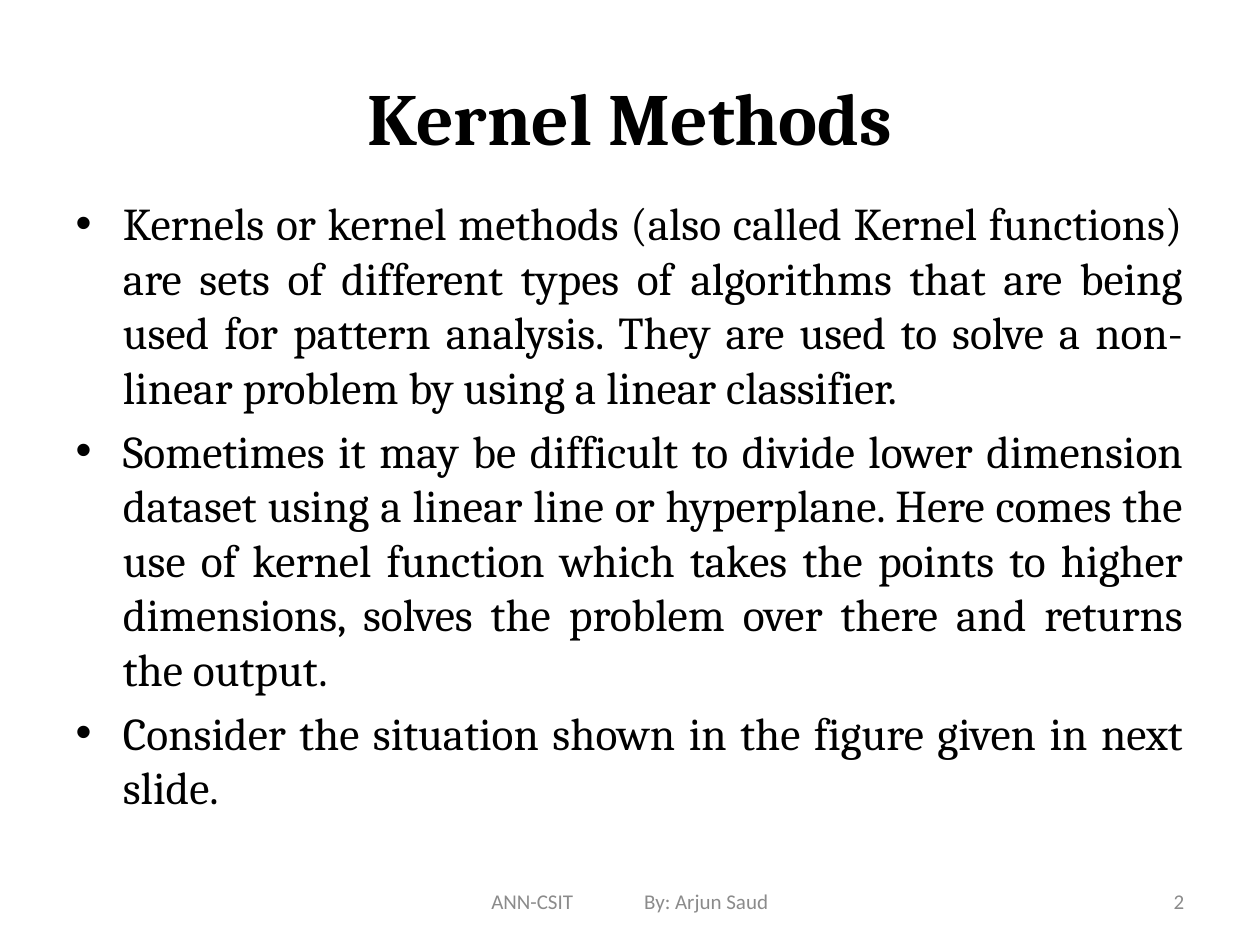
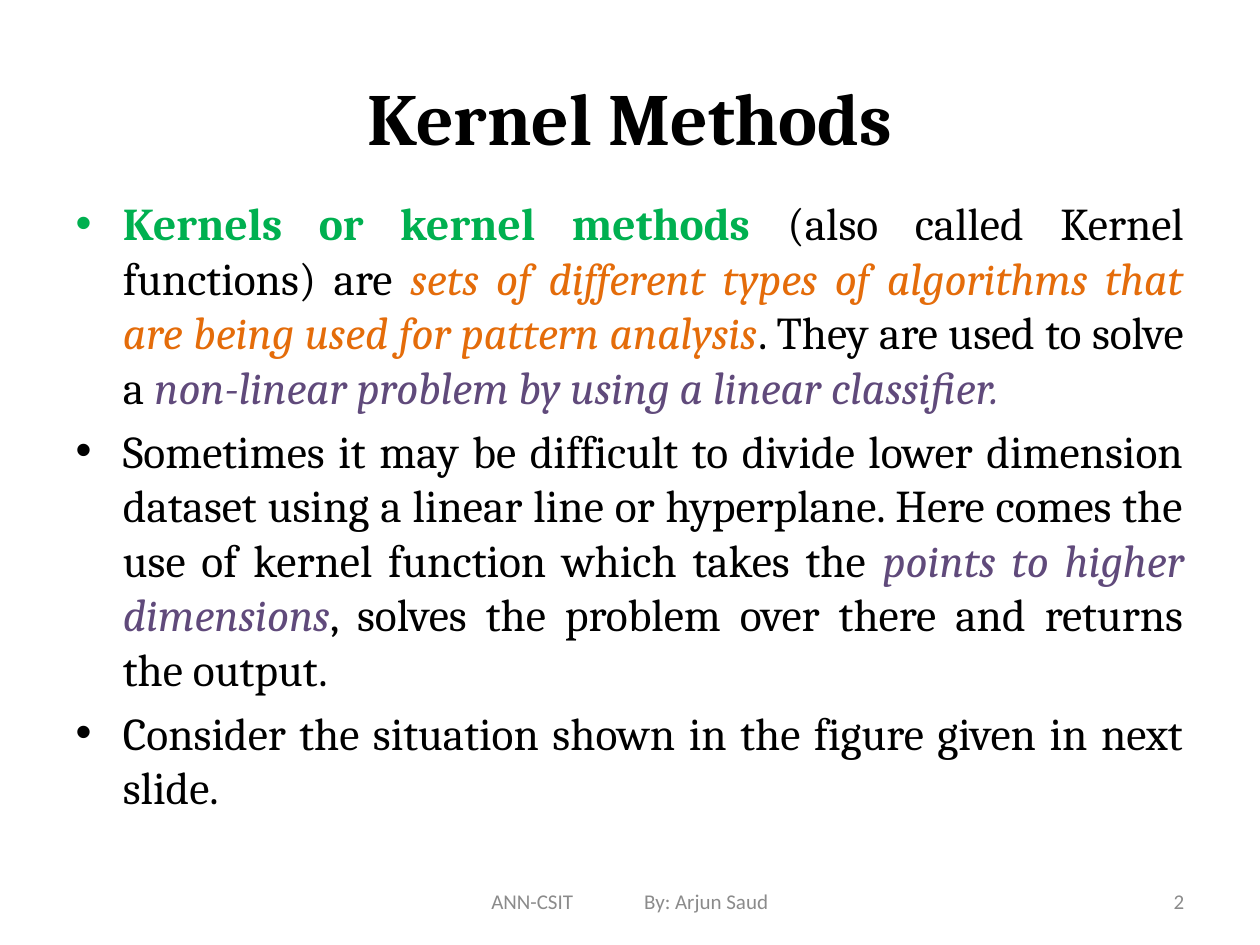
Before and after one commit to Yujan3333/Master-in-Computer-Science-and-Information-Technology, a slide deck: slide 2 of Main/Study/First Sem/Subjects/Neural Network (NN)/Sir Slides/Unit -4 RBFNN.pptx. Drawn at 1260x945 pixels with LibreOffice and Linux fonts; fonts in the diff are those of the drawing. Boxes give left, top, right and bottom in pixels: in the first picture for what was removed or moved away, otherwise in the second. Text is boxed around its words. In the diff, an @@ line names an element or a change of style, - is before the commit and + after.

```diff
--- a/Main/Study/First Sem/Subjects/Neural Network (NN)/Sir Slides/Unit -4 RBFNN.pptx
+++ b/Main/Study/First Sem/Subjects/Neural Network (NN)/Sir Slides/Unit -4 RBFNN.pptx
@@ text at bbox=[123, 208, 1184, 696]: text colour #000000 to #00B050, bold on in "Kernels or kernel methods"; text colour #000000 to #E46C0A in "sets of different types of algorithms that ..."; text colour #000000 to #604A7B in "non-linear problem by using a linear classifier.", "points to higher dimensions,"; italic on in "sets of different types of algorithms that ...", "points to higher dimensions," @@
```
Also in this commit, not shown: 31 other slides changed, 23 other files.
